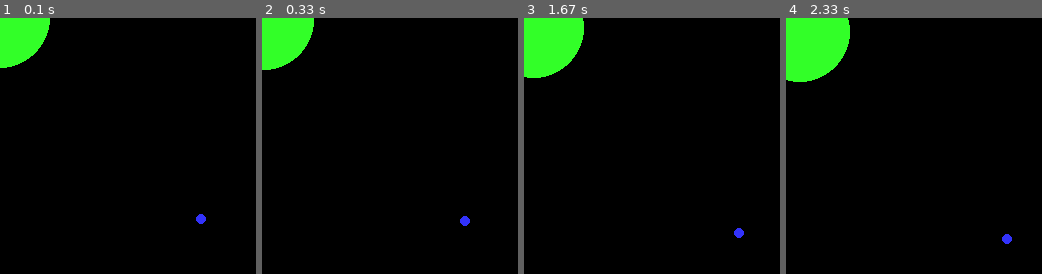
Above: before the commit, frames 1-4 (left to right).
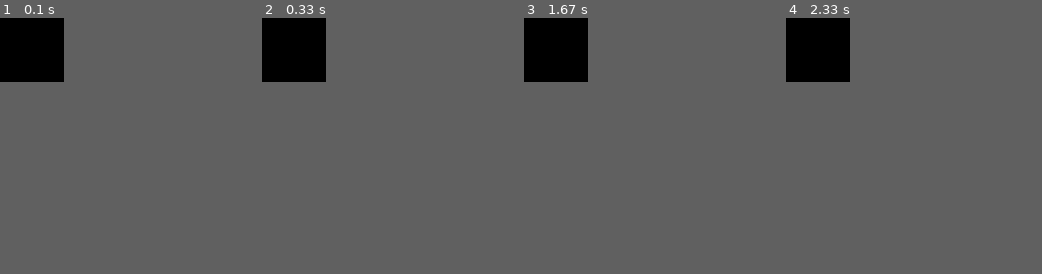
Above: after the commit, the same moments.

Repository: Helumpago/SimplePhysics
Game: pygame game, started from main.py
The game is run twice, just before and just after one commit, with the same random seed, the same clock (stepped at 60 frames per second) and the same inputs.
Inputs:
- Up to frame 1 (0.1 s): no input
- Up to frame 2 (0.33 s): no input
- Up to frame 3 (1.67 s): no input
- Up to frame 4 (2.33 s): no input
The window is 256x256 before the commit and 64x64 after it. Grey fills any space a smaller window leaves; there, only what the larger window draws over its background counts as a difference.

The runs differ from the first frame. In frame 1, 3.1% of the frame differs, in the area x 0-81%, y 0-81%; in frame 2, 3.4%; in frame 3, 4.8%; in frame 4, 5.5%, in the area x 0-89%, y 0-89%.

Commit message:
I beleive the rendering framework is up and running now! Scene graph properly adjusts shapes' position and scale.  Wrote a test program to zoom out from a set of concentic circles to prove it.

Diff:
--- a/main.py
+++ b/main.py
@@ -22,8 +22,12 @@
 
 w = PygameModel(fps = 60)
 
-v = PygameView(parent = w, scale = 1)
-c = PygameCircle(parent = v, pos = (0, 0), radius = 50, color = (50, 255, 40))
-PygameCircle(parent = c, pos = (100, 100), radius = 5, color = (50, 50, 250))
+v = PygameView(parent = w, scale = 4)
+c = PygameCircle(parent = v, Name = "Main", pos = (50, 50), radius = 50, scale = 1, color = (50, 255, 40))
+PygameCircle(parent = c, pos = (0, 0), radius = 25, scale = 1, color = (50, 50, 250))
 
 w.start()
+
+while True:
+	v.scale.setValue(v.scale.getValue() / 1.01)
+	time.sleep(0.01)
--- /dev/null
+++ b/physical.py
@@ -0,0 +1,27 @@
+
+"""
+" Defines an object that can perform operations during the Model stage
+"""
+class Physical(object):
+	"""
+	" CONSTRUCTOR
+	"""
+	def __init__(self):
+		pass
+
+	"""
+	" Actions for this object to perform during the modeling stage
+	" @param number dt: Amount of time since last frame
+	"""
+	def step(self, dt):
+		pass
+
+	"""
+	" Allows this object and all its children to generate their next step
+	" @param number dt: Amount of time since last frame
+	"""
+	def __step__(self, dt):
+		self.step(dt)
+		for o in self.getChildren():
+			if isinstance(o, Physical):
+				o.__step__(dt)
--- a/pygame_shapes.py
+++ b/pygame_shapes.py
@@ -41,14 +41,17 @@
 			raise TypeError("PygameCircle objects can only draw to PygameView objects")
 
 		pos = self.pos.getAValue()
-		pos = (round(pos[0]), round(pos[1]))
 		scale = self.scale.getAValue()
+		pos = (round(pos[0] * scale), round(pos[1] * scale))
 		pygame.draw.circle(view.window, self.color, pos, round(self.radius.getValue() * scale), 0)
 
 	"""
 	" Used for testing.  Just moves the shape at a pre set velocity
 	"""
-	def step(self, dt):
-		dx = self.pos.getValue()[0] + 3 * dt/1000
-		dy = self.pos.getValue()[1] + 3 * dt/1000
-		self.pos.setValue((dx, dy))
+	# def step(self, dt):
+	# 	if self.Name != "Main":
+	# 		return
+
+	# 	dx = self.pos.getValue()[0] + 30 * dt/1000
+	# 	dy = self.pos.getValue()[1] + 30 * dt/1000
+	# 	self.pos.setValue((dx, dy))
--- a/value.py
+++ b/value.py
@@ -33,7 +33,7 @@
 	" Queries necessary state info from ancestors
 	"""
 	def getAValue(self):
-		v = self.getValue()
+		v = self.initValue()
 		## Walk up the parent tree, watching for parents that have a value with the same name ##
 		cur = self.parent
 		while cur != None:
@@ -50,6 +50,15 @@
 	"""
 	def combine(self, v1, v2):
 		raise NotImplementedError("combine() method left unimplemented")
+
+	"""
+	" Decides whether the value that belongs to this object should be included when
+	" 		calculating the absolute value
+	" @return: Value that represents the first value that should be used when walking
+	" 		up the parent tree.
+	"""
+	def initValue(self):
+		raise NotImplementedError("initValue() method left unimplemented")
 
 """
 " Number value that can be placed in the scene graph
@@ -73,6 +82,15 @@
 	def combine(self, v1, v2):
 		return v1 + v2
 
+	"""
+	" Decides whether the value that belongs to this object should be included when
+	" 		calculating the absolute value
+	" @return: Value that represents the first value that should be used when walking
+	" 		up the parent tree.
+	"""
+	def initValue(self):
+		return 0
+
 """
 " Same as a Number, except values are combined using multiplication instead of addition
 """
@@ -93,6 +111,15 @@
 	"""
 	def combine(self, v1, v2):
 		return v1 * v2
+
+	"""
+	" Decides whether the value that belongs to this object should be included when
+	" 		calculating the absolute value
+	" @return: Value that represents the first value that should be used when walking
+	" 		up the parent tree.
+	"""
+	def initValue(self):
+		return 1
 
 """
 " Tuple representing a 2D vector
@@ -115,3 +142,12 @@
 	"""
 	def combine(self, v1, v2):
 		return (v1[0] + v2[0], v1[1] + v2[0])
+
+	"""
+	" Decides whether the value that belongs to this object should be included when
+	" 		calculating the absolute value
+	" @return: Value that represents the first value that should be used when walking
+	" 		up the parent tree.
+	"""
+	def initValue(self):
+		return (0, 0)
